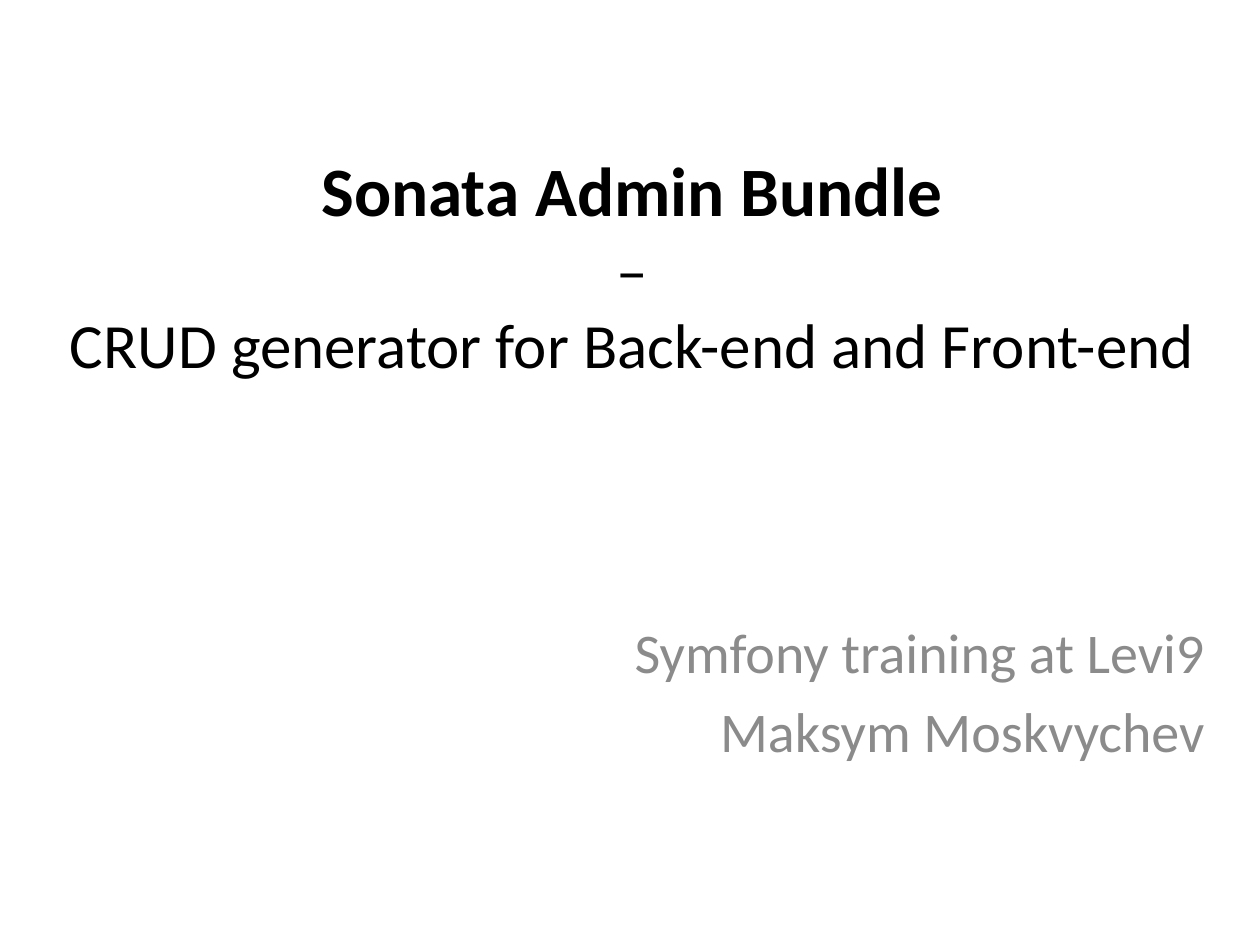
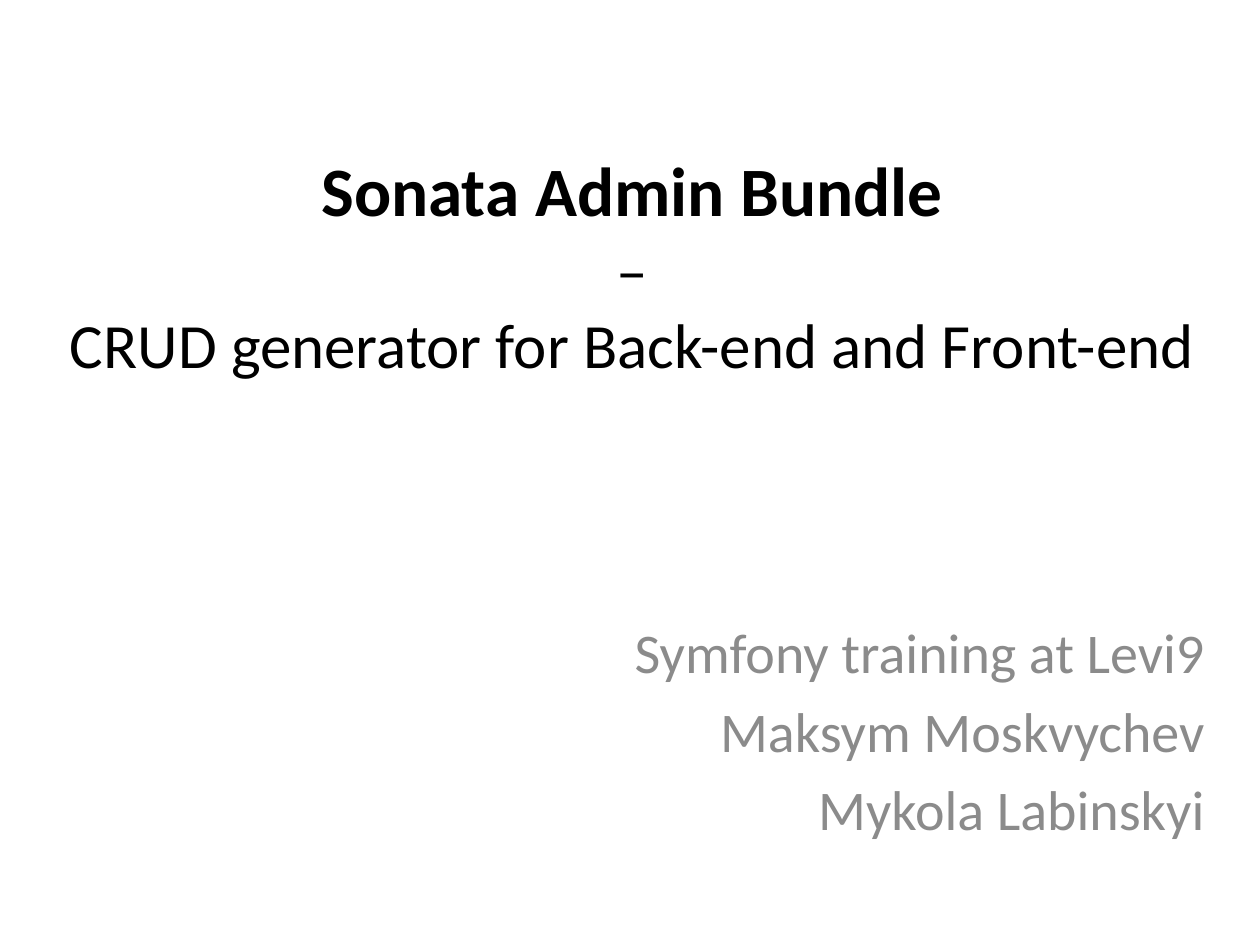
Before and after one commit to e-moe/sf-levi9, a slide deck: slide 1 of assets/workshop_2_sonata.pptx. Drawn at 1260x945 pixels with LibreOffice and Linux fonts; fonts in the diff are those of the drawing. Boxes give left, top, right and bottom in pixels: in the first picture for what was removed or moved away, otherwise in the second. Text is boxed around its words. In the diff, an @@ line names an element or a change of style, - is before the commit and + after.

```diff
--- a/assets/workshop_2_sonata.pptx
+++ b/assets/workshop_2_sonata.pptx
@@ subtitle at (818,791,1204,839): paragraph added @@
+Mykola Labinskyi
```
Also in this commit, not shown: 2 other slides changed, 2 other files.
